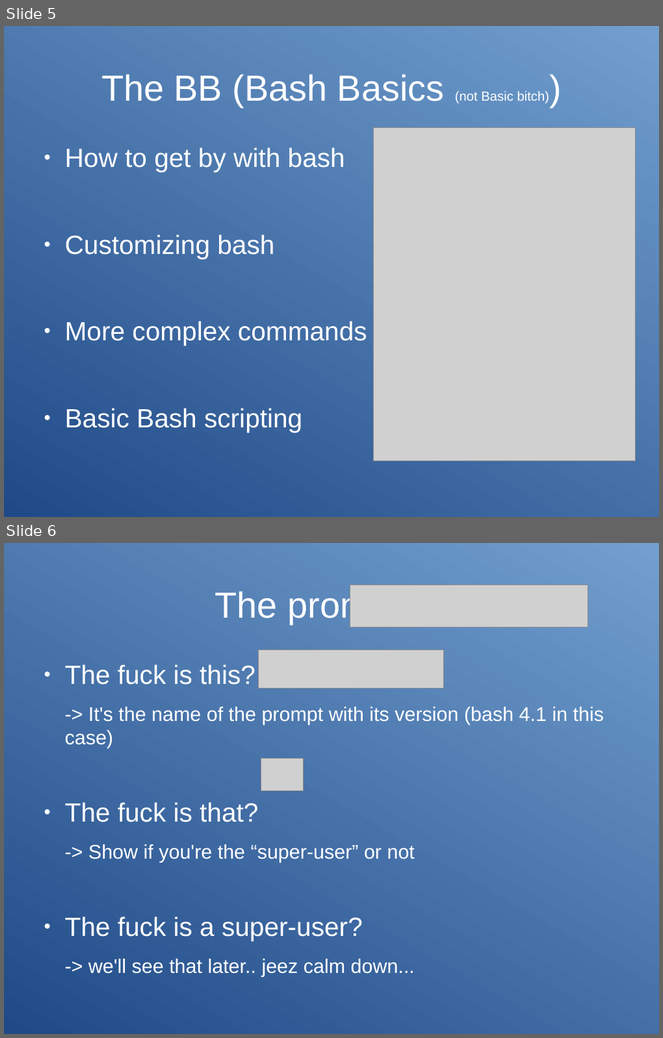
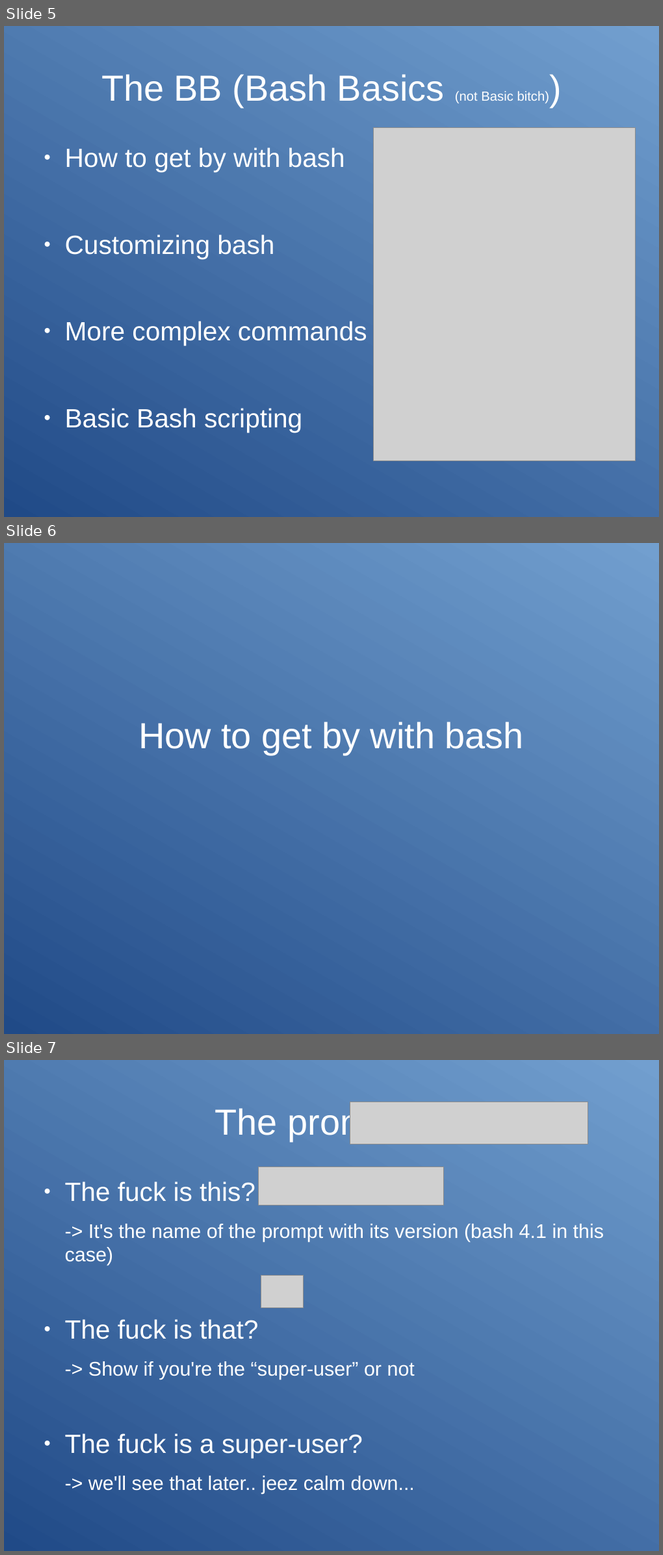
Before and after one commit to Clibre/An-introduction-to-bash, a slide deck: presentation.odp. Shown one above the other, each under a label of ours: slides 5 and 6 before the commit, slides 5, 6 and 7 after it. The pictures are 663x1038 and 663x1555 pixels, drawn with LibreOffice and Linux fonts; fonts in the diff are those of the drawing; grey boxes stand for pictures. Boxes give left, top, right and bottom in pixels: in the first picture for what was removed or moved away, otherwise in the second. Text is boxed around its words. In the diff, an @@ line names an element or a change of style, - is before the commit and + after.

```diff
--- a/presentation.odp
+++ b/presentation.odp
@@ slide 6 added at <box>4,543,659,1034</box>, background gradient #204A87 to #729FCF @@
@@ title added at <box>139,722,524,755</box>, 44 pt, text #FFFFFF @@
+How to get by with bash
@@ what was slide 6 is now slide 7 @@
```
Also in this commit, not shown: 3 other slides added, 1 other file.
